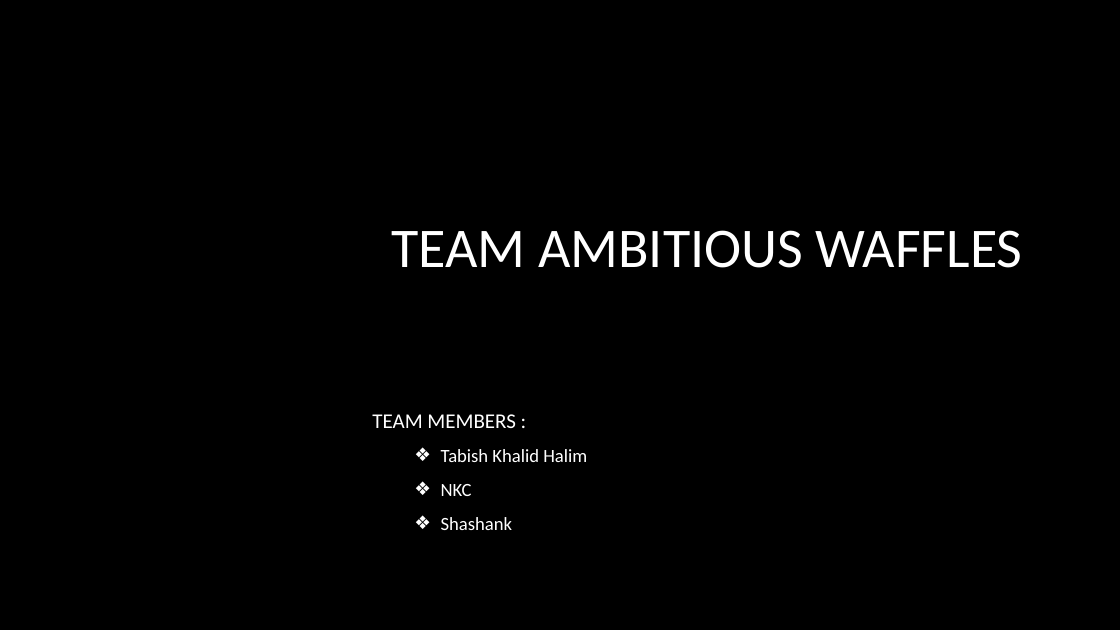
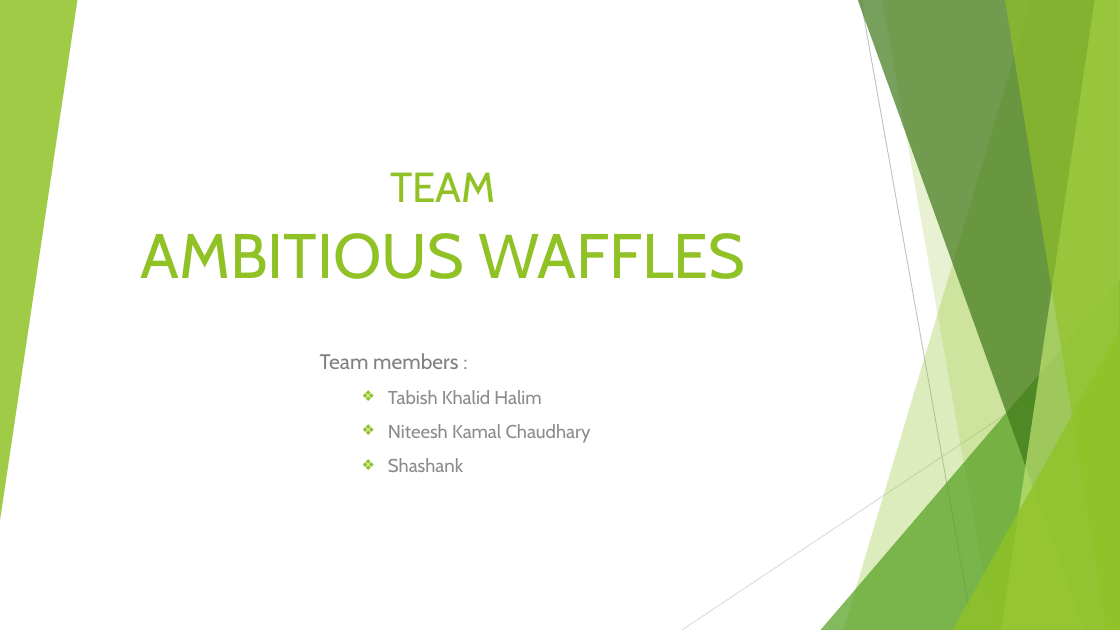
Before and after one commit to niteeshchaudhary/TruPen, a slide deck: slide 1 of Project Presentation.pptx. Drawn at 1120x630 pixels with LibreOffice and Linux fonts; fonts in the diff are those of the drawing; background and template pictures are left out. Boxes give left, top, right and bottom in pixels: in the first picture for what was removed or moved away, otherwise in the second. Text is boxed around its words. In the diff, an @@ line names an element or a change of style, - is before the commit and + after.

```diff
--- a/Project Presentation.pptx
+++ b/Project Presentation.pptx
@@ background picture (left out) to #FFFFFF @@
@@ group added at (0,0,1120,630): 5 freeform shapes, 3 triangles, 2 lines @@
@@ title "TEAM AMBITIOUS WAFFLES": place and size @@
-title "TEAM AMBITIOUS WAFFLES" at (392,230,1023,268)
+title "TEAM AMBITIOUS WAFFLES" at (141,172,746,279)
@@ title "TEAM AMBITIOUS WAFFLES" at (141,172,746,279): size 48 to 36 pt in "TEAM"; size 48 to 54 pt in "AMBITIOUS WAFFLES"; font Calibri to Cabin, text colour #FFFFFF to #90C226; alignment right to centre @@
@@ subtitle "Team members :": place and size @@
-subtitle "Team members :" at (372,414,587,530)
+subtitle "Team members :" at (320,353,591,472)
@@ subtitle at (320,353,458,369): text changed; font Calibri to Cabin; text colour #FFFFFF to #808080 @@
-TEAM MEMBERS :
+Team members :
@@ subtitle at (388,390,541,472): font Calibri to Cabin, text colour #FFFFFF to #8C8C8C in "Tabish Khalid Halim", "Shashank"; bullet colour #FFFFFF to #90C226 @@
@@ subtitle at (388,424,591,443): text changed; font Calibri to Cabin; text colour #FFFFFF to #8C8C8C @@
-  ❖ NKC
+  ❖ Niteesh Kamal Chaudhary
```
Also in this commit, not shown: 11 other slides changed.
